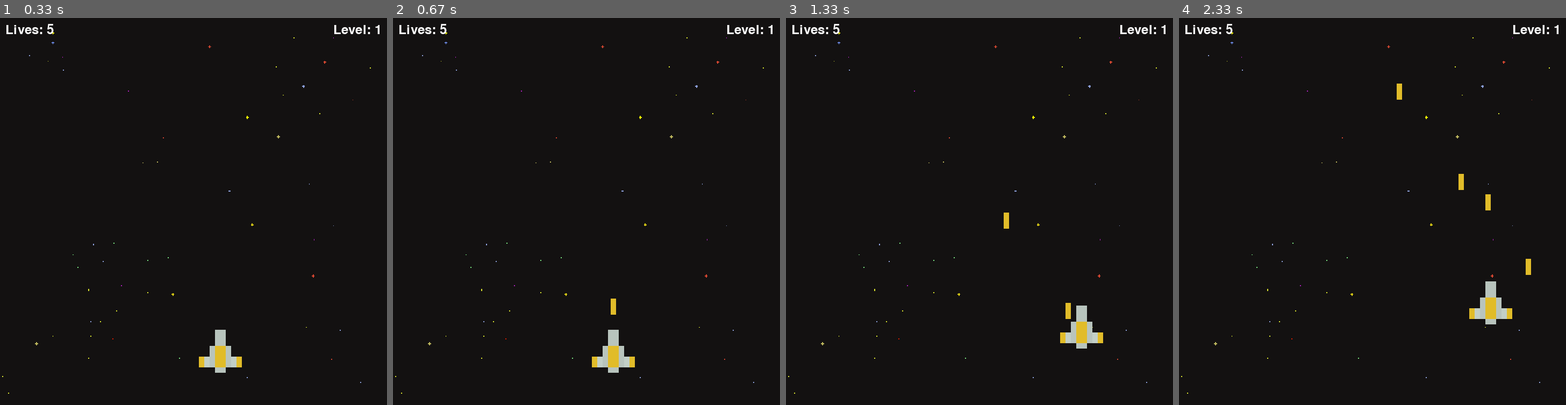
Above: before the commit, frames 1-4 (left to right).
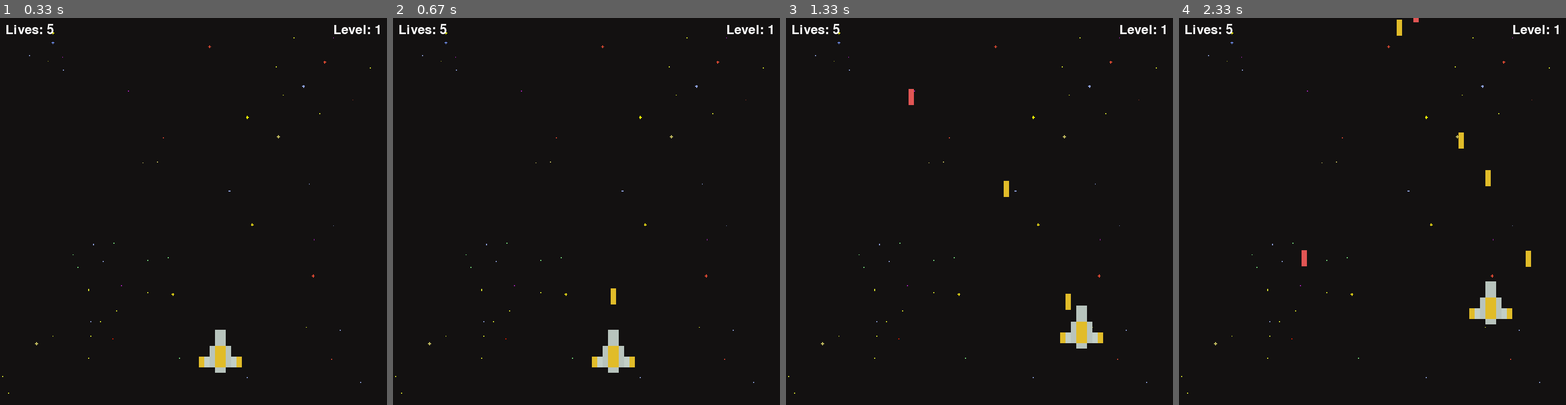
Above: after the commit, the same moments.

Repository: SubGameR69/Pygame-Projects
Game: pygame game, started from Space Invaders/game.py
Same seed, same stepped clock (60 frames per second), same inputs: the game is played once before the commit and once after it.
Inputs:
- Up to frame 1 (0.33 s): no input
- Up to frame 2 (0.67 s): tap Space at 0.33 s
- Up to frame 3 (1.33 s): hold Right 0.67-1.13 s; tap Space at 0.73, 1.03, 1.23 s; hold Up from 1.17 s (still down)
- Up to frame 4 (2.33 s): release Up at 1.47 s; hold Right 1.5-1.97 s; tap Space at 1.57, 1.87, 2.07 s; hold Left from 2 s (still down)

Frame 1 is identical in both runs. In frame 2, less than 0.1% of the frame differs, in the area x 56-58%, y 69-77%; in frame 3, 0.2%; in frame 4, 0.5%, in the area x 31-91%, y 0-67%.

Commit message:
Enemy Shoot

Diff:
--- a/Space Invaders/game.py
+++ b/Space Invaders/game.py
@@ -122,6 +122,12 @@
     def move(self, vel):
         self.y += vel
 
+    def shoot(self):
+        if self.cool_down_counter == 0:
+            laser = Laser(self.x - (self.laser_img.get_width()/4), self.y, self.laser_img)
+            self.lasers.append(laser)
+            self.cool_down_counter = 1
+
 def collide(obj1, obj2):
     offset_x = obj2.x - obj1.x
     offset_y = obj2.y - obj1.y
@@ -141,7 +147,7 @@
 
     PLAYER_VEL = 5
 
-    LASER_VEL = 4
+    LASER_VEL = 5
 
     clock = pygame.time.Clock()
     player = Player(WIDTH/2, HEIGHT - 150)
@@ -215,6 +221,10 @@
         for enemy in enemies[:]:
             enemy.move(enemy_vel)
             enemy.move_lasers(LASER_VEL, player)
+
+            if random.randrange(0, 4*60) == 1:
+                enemy.shoot()
+
             if enemy.y + enemy.get_height() > HEIGHT:
                 lives -= 1
                 enemies.remove(enemy)
